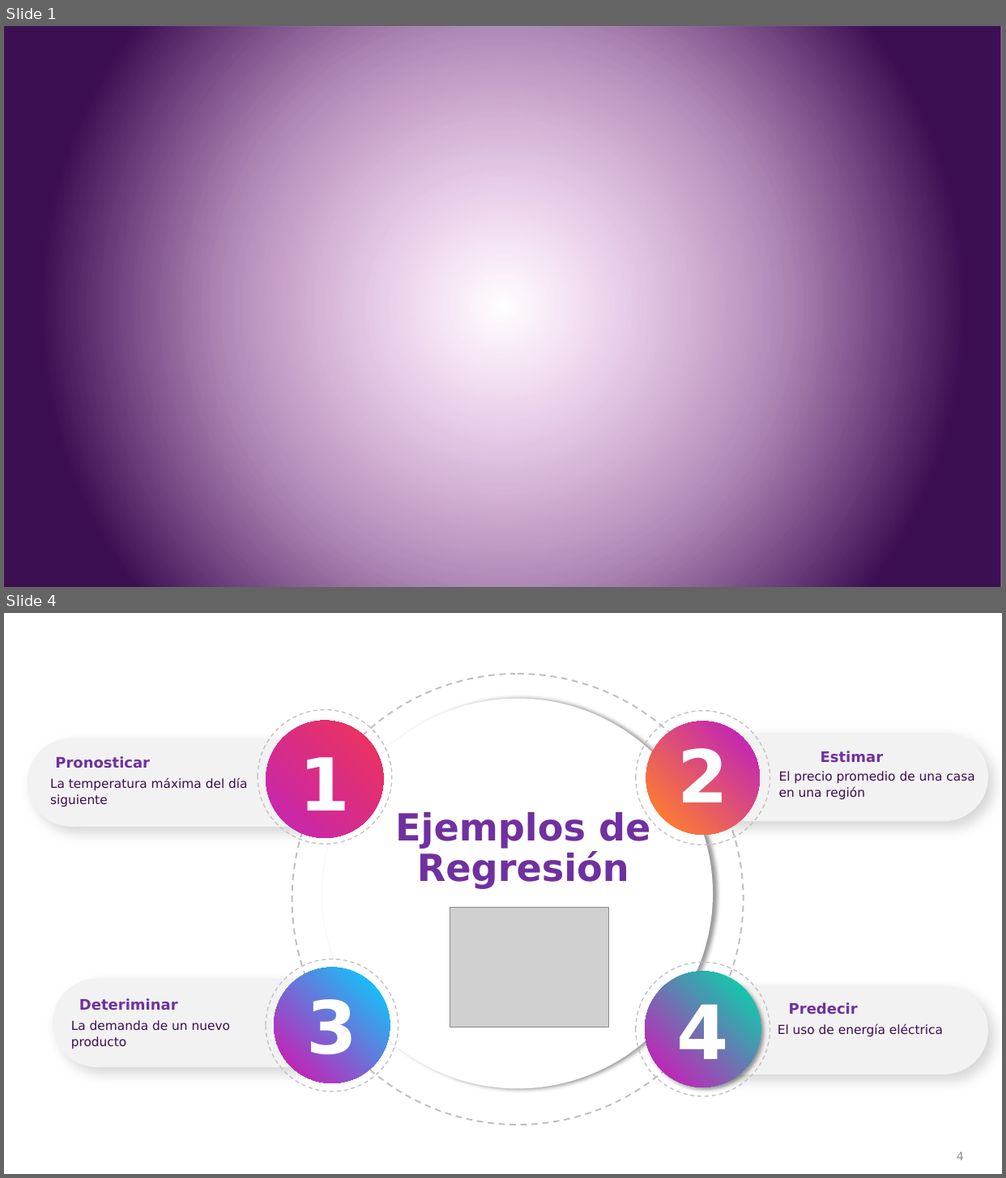
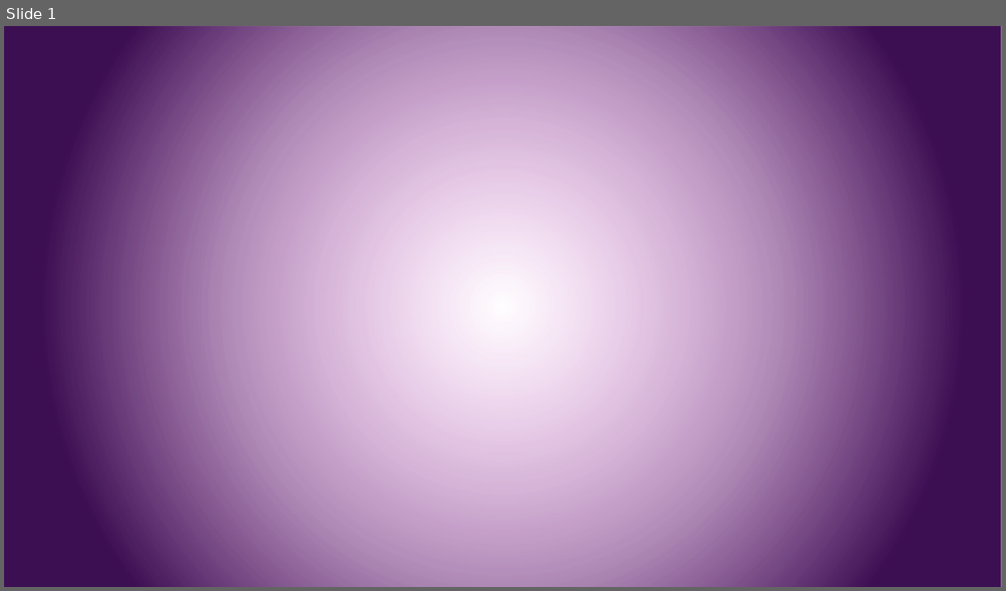
Before and after one commit to csameshiman/Axity_Curso_ML_2023, a slide deck: Diapositivas/Parte 04.Clustering/Sección 04.2.Hierarchical Clustering/Hierarchical_Clustering.pptx. Shown one above the other, each under a label of ours: slides 1 and 4 before the commit, slide 1 after it; the slides between them are not shown. The pictures are 1006x1178 and 1006x591 pixels, drawn with LibreOffice and Linux fonts; fonts in the diff are those of the drawing; grey boxes stand for pictures; background and template pictures are left out. Boxes give left, top, right and bottom in pixels: in the first picture for what was removed or moved away, otherwise in the second. Text is boxed around its words. In the diff, an @@ line names an element or a change of style, - is before the commit and + after.

```diff
--- a/Diapositivas/Parte 04.Clustering/Sección 04.2.Hierarchical Clustering/Hierarchical_Clustering.pptx
+++ b/Diapositivas/Parte 04.Clustering/Sección 04.2.Hierarchical Clustering/Hierarchical_Clustering.pptx
@@ slide 4 removed at [4, 613, 1002, 1174], background picture (left out) @@
@@ arc (boxed as its full ellipse) removed at [292, 674, 744, 1125] @@
@@ ellipse removed at [258, 709, 392, 844] @@
@@ ellipse removed at [322, 698, 713, 1089] @@
@@ ellipse removed at [266, 721, 384, 838] @@
@@ ellipse removed at [636, 711, 769, 845] @@
@@ ellipse removed at [646, 722, 760, 835] @@
@@ rounded rectangle removed at [675, 733, 988, 821] @@
@@ rounded rectangle removed at [27, 738, 340, 826] @@
@@ text removed at [55, 756, 150, 769] @@
-Pronosticar
@@ text removed at [300, 757, 351, 811] @@
-1
@@ text removed at [677, 743, 728, 818] @@
-2
@@ text removed at [820, 751, 884, 763] @@
-Estimar
@@ text removed at [50, 777, 247, 807] @@
-La temperatura máxima del día siguiente
@@ text removed at [779, 771, 974, 800] @@
-El precio promedio de una casa en una región
@@ text removed at [395, 811, 650, 889] @@
-Ejemplos de Regresión
@@ text removed at [408, 828, 613, 938] @@
-Lorem ipsum dolor sit amet, consectetur adipiscing elit, sed eiusmod tempor incidunt ut labore et dolore magna aliqua.
-Lorem ipsum dolor sit amet, consectetur adipiscing
@@ picture removed at [450, 908, 609, 1028] @@
@@ ellipse removed at [266, 960, 398, 1093] @@
@@ ellipse removed at [275, 968, 390, 1084] @@
@@ ellipse removed at [636, 963, 769, 1097] @@
@@ ellipse removed at [645, 972, 761, 1088] @@
-4
@@ rounded rectangle removed at [53, 979, 365, 1067] @@
@@ text removed at [79, 999, 178, 1011] @@
-Deteriminar
@@ text removed at [306, 995, 357, 1069] @@
-3
@@ rounded rectangle removed at [675, 986, 988, 1075] @@
@@ text removed at [71, 1020, 230, 1049] @@
-La demanda de un nuevo producto
@@ text removed at [778, 1024, 943, 1037] @@
-El uso de energía eléctrica
@@ text removed at [789, 1003, 858, 1015] @@
-Predecir
@@ page number removed at [957, 1152, 964, 1161] @@
-4
```
Also in this commit, not shown: 28 slides added, 15 other slides removed.
